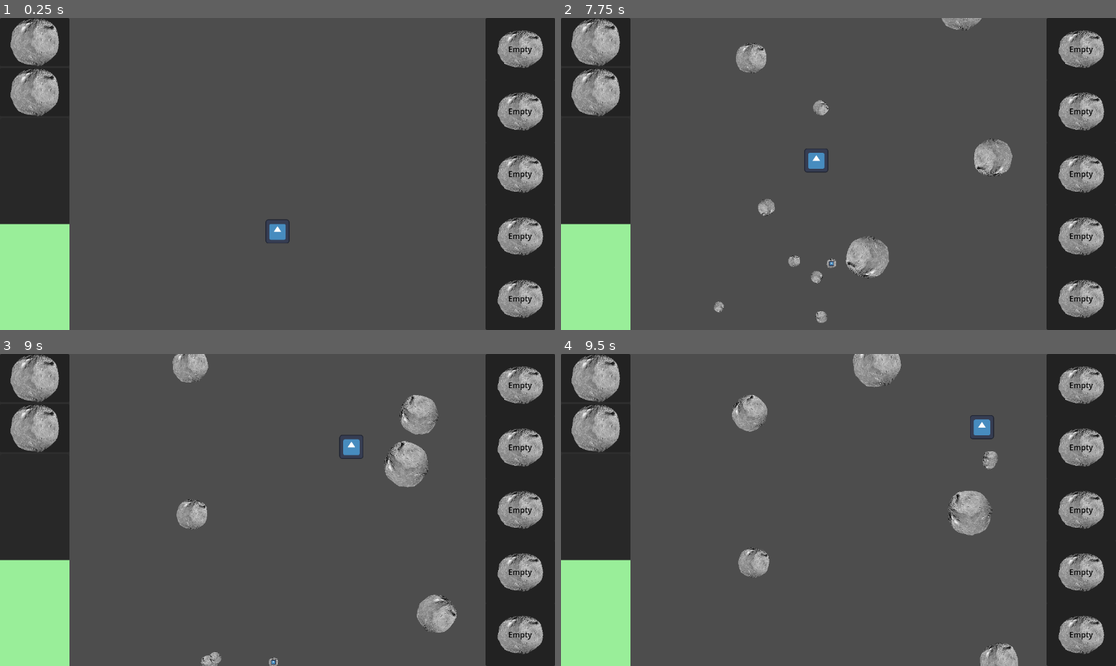
Above: before the commit, frames 1-4 (two rows, left to right).
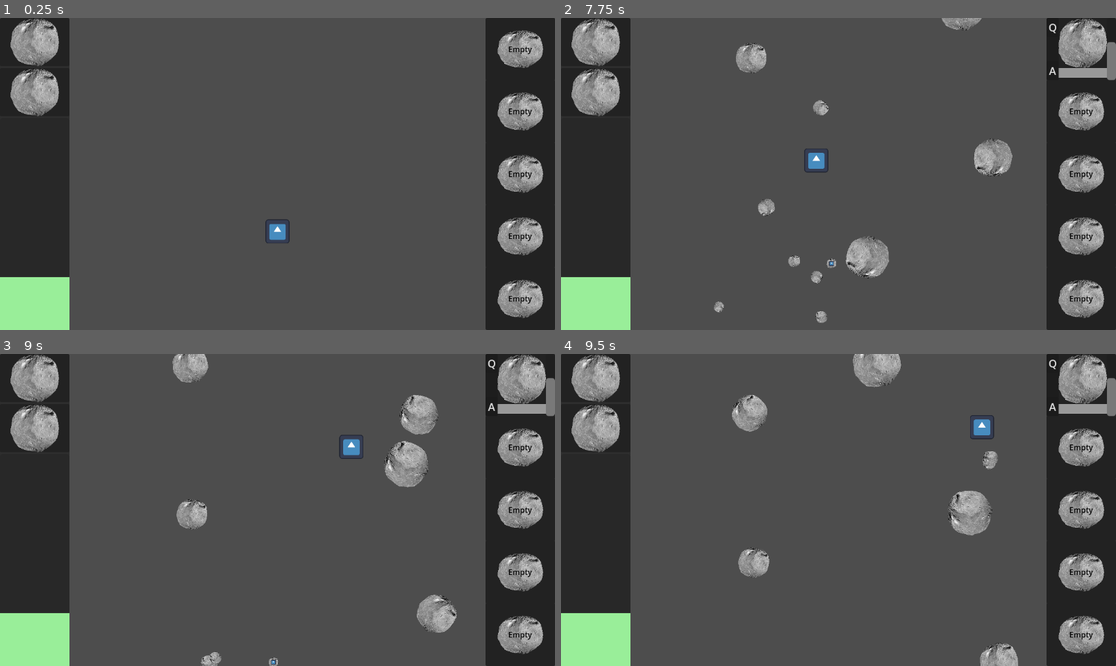
Above: after the commit, the same moments.

Repository: DigitsCodeCompendium/game.MJ198
Game: Godot game, scene res://scenes/game.tscn
Same seed, same stepped clock (60 frames per second), same inputs: the game is played once before the commit and once after it. The engine's default icon, where the game draws it, is replaced by a stand-in: a white triangle on a blue panel in a dark square.
Inputs (mouse positions are in pixels of both pictures, inside the frame that each line leads up to):
- Up to frame 1 (0.25 s): no input
- Up to frame 2 (7.75 s): move the mouse to (960, 158) at 0.52 s; tap A (power_down_module_1) at 0.6 s; tap S (power_down_module_2) at 0.8, 1.35 s; move the mouse to (727, 189) at 1.27 s; tap D (power_down_module_3) at 1.55, 2.1 s; move the mouse to (894, 105) at 2.02 s; tap F (power_down_module_4) at 2.3, 2.85 s; move the mouse to (810, 236) at 2.77 s; tap G (power_down_module_5) at 3.05, 3.6 s; move the mouse to (1005, 220) at 3.52 s; tap Q (power_up_module_1) at 3.8, 4.35 s; move the mouse to (672, 127) at 4.27 s; tap W (power_up_module_2) at 4.55, 5.1 s; move the mouse to (866, 174) at 5.02 s; tap E (power_up_module_3) at 5.3, 5.85 s; move the mouse to (755, 96) at 5.77 s; tap R (power_up_module_4) at 6.05, 6.6 s; move the mouse to (960, 158) at 6.52 s; tap T (power_up_module_5) at 6.8, 7.35 s; move the mouse to (727, 189) at 7.27 s; tap Space (test_key) at 7.55 s
- Up to frame 3 (9 s): click (493, 363) at 8 s, where only the run after the commit has a clickable "Q"; click (493, 407) at 8.75 s, where only the run after the commit has a clickable "A"
- Up to frame 4 (9.5 s): no input

The runs differ from the first frame. In frame 1, 2.1% of the frame differs, in the area x 0-13%, y 65-84%; in frame 2, 3.3%, in the area x 0-100%, y 0-84%; in frame 3, 3.3%; in frame 4, 3.3%.
Error after the commit: Invalid access to property or key 'upgrade_progress' on a base object of type 'Resource (BaseModule)'. (res://scenes/module.gd:25)

Commit message:
Integrated power_system and modules_system with ui_events_bus

Diff:
--- a/scenes/systems/modules/module_system.gd
+++ b/scenes/systems/modules/module_system.gd
@@ -1,7 +1,5 @@
 extends Node2D
 class_name ModuleSystem
-
-signal module_updated(slot: int, module: ModuleSystem)
 
 @export var num_module_slots = 5
 var module_slots: Array
@@ -43,7 +41,7 @@
 			if module_slot != null:
 				power_consumers.append(module_slot)
 		power_system.power_consumers = power_consumers
-		emit_signal("module_updated", slot, module)
+		UiEventBus.emit_signal("module_updated", slot, module)
 		return true
 	return false
 
@@ -72,7 +70,7 @@
 		var required_power = module.required_increase_power()
 		if power_system.request_power(module, required_power):
 			module.increase_power()
-			emit_signal("module_updated", slot, module)
+			UiEventBus.emit_signal("module_updated", slot, module)
 			return true
 	return false
 
@@ -82,6 +80,6 @@
 		var module = module_slots[slot]
 		var returned_power = module.reduce_power(1)
 		power_system.request_power(module, -1 * returned_power)
-		emit_signal("module_updated", slot, module)
+		UiEventBus.emit_signal("module_updated", slot, module)
 		return true
 	return false
--- a/scenes/systems/power/power_system.gd
+++ b/scenes/systems/power/power_system.gd
@@ -42,8 +42,6 @@
 
 var _dirty: bool
 
-signal power_changed(power_system: PowerSystem)
-
 # Power consumers need to have:
 # is_passive_consumer() -> bool
 # getter for current_power
@@ -64,7 +62,8 @@
 	_passive_power_use = 0
 	_active_power_use = 0
 	_power_consumers = []
-	_dirty = false
+	_dirty = true
+	print("sent")
 
 func request_power(consumer, delta: int) -> bool:
 	assert(_power_consumers.find(consumer) >= 0, "Must be a registered consumer")
@@ -115,5 +114,5 @@
 # Called every frame. 'delta' is the elapsed time since the previous frame.
 func _process(_delta):
 	if _dirty:
-		power_changed.emit(self)
+		UiEventBus.emit_signal("reactor_updated",current_max_power,free_power)
 		_dirty = false
